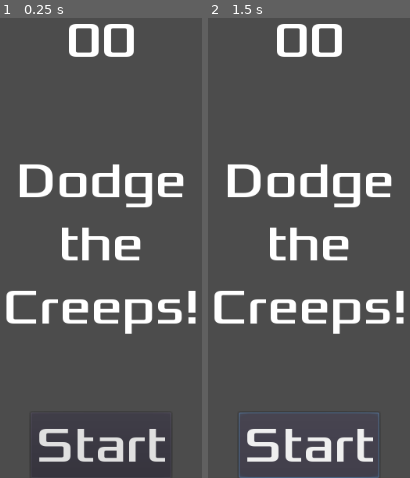
Above: before the commit, frames 1-2 (left to right).
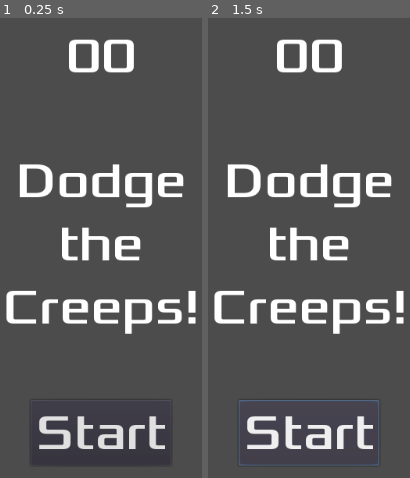
Above: after the commit, the same moments.

Repository: peter201943/dodge-the-creeps
Game: Godot game, scene res://scene/Main.tscn
Same seed, same stepped clock (60 frames per second), same inputs: the game is played once before the commit and once after it.
Inputs:
- Up to frame 1 (0.25 s): no input
- Up to frame 2 (1.5 s): click "Start" at 0.5 s; click "Start" at 1.25 s

The runs differ from the first frame. In frame 1, 4.5% of the frame differs, in the area x 18-82%, y 1-100%; in frame 2, 4.7%, in the area x 15-85%, y 1-100%.

Commit message:
Add Messaging Script

Diff:
--- a/scene/Main.tscn
+++ b/scene/Main.tscn
@@ -1,9 +1,10 @@
-[gd_scene load_steps=9 format=2]
+[gd_scene load_steps=10 format=2]
 
 [ext_resource path="res://scene/Player.tscn" type="PackedScene" id=1]
 [ext_resource path="res://script/Main.gd" type="Script" id=2]
 [ext_resource path="res://scene/Mob.tscn" type="PackedScene" id=3]
 [ext_resource path="res://font/Xolonium-Regular.ttf" type="DynamicFontData" id=4]
+[ext_resource path="res://script/HUD.gd" type="Script" id=5]
 
 [sub_resource type="Curve2D" id=1]
 _data = {
@@ -48,11 +49,13 @@
 rotation = -1.56318
 
 [node name="HUD" type="CanvasLayer" parent="."]
+script = ExtResource( 5 )
 
 [node name="Score" type="Label" parent="HUD"]
 anchor_left = 0.5
 anchor_right = 0.5
 margin_left = -45.0
+margin_top = 20.0
 margin_right = 45.0
 margin_bottom = 78.0
 custom_fonts/font = SubResource( 2 )
@@ -87,8 +90,9 @@
 anchor_right = 0.5
 anchor_bottom = 1.0
 margin_left = -90.0
-margin_top = -84.0
+margin_top = -100.0
 margin_right = 90.0
+margin_bottom = -20.0
 custom_fonts/font = SubResource( 4 )
 text = "Start"
 __meta__ = {
--- /dev/null
+++ b/script/HUD.gd
@@ -0,0 +1,34 @@
+
+
+# SETUP
+extends CanvasLayer
+# Render Messages to the player, such as "you win" and "game over"
+
+
+# SIGNALS
+signal start_game							# Signal the `Main` to start the game
+
+
+# CONSTANTS
+const message_label_name := "Message"		# What we call the label
+const message_timer_name := "MessageDelay"	# What we call the timer
+
+
+# VARIABLES
+var message_label							# How we show a message
+var message_timer							# How we wait to show a message
+
+
+# LIFECYCLES
+func _ready() -> void:
+	# Assigns the label and timer
+	message_label = self.get_node(message_label_name)
+	message_timer = self.get_node(message_timer_name)
+
+
+# HELPERS
+func show_message(text: String) -> void:
+	# Temporarily displays a message to the player
+	message_label.text = text
+	message_label.show()
+	message_label.start()
